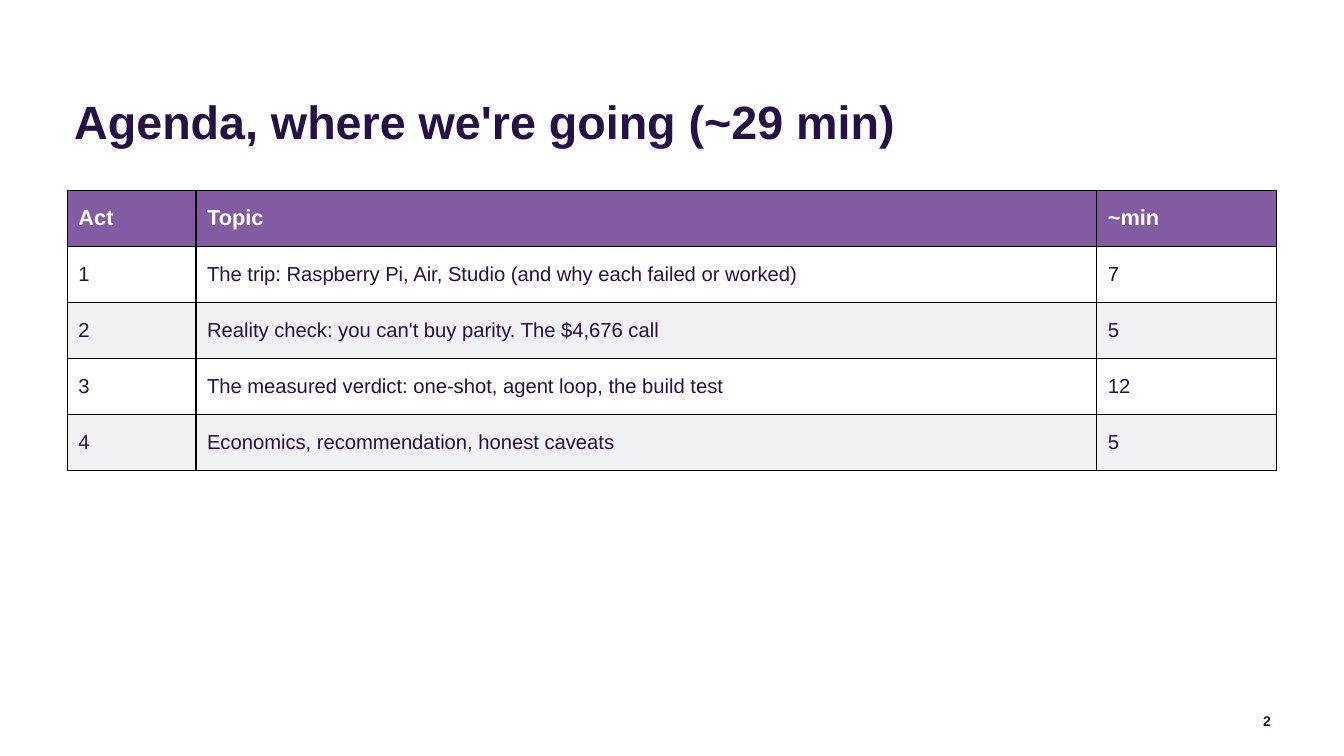
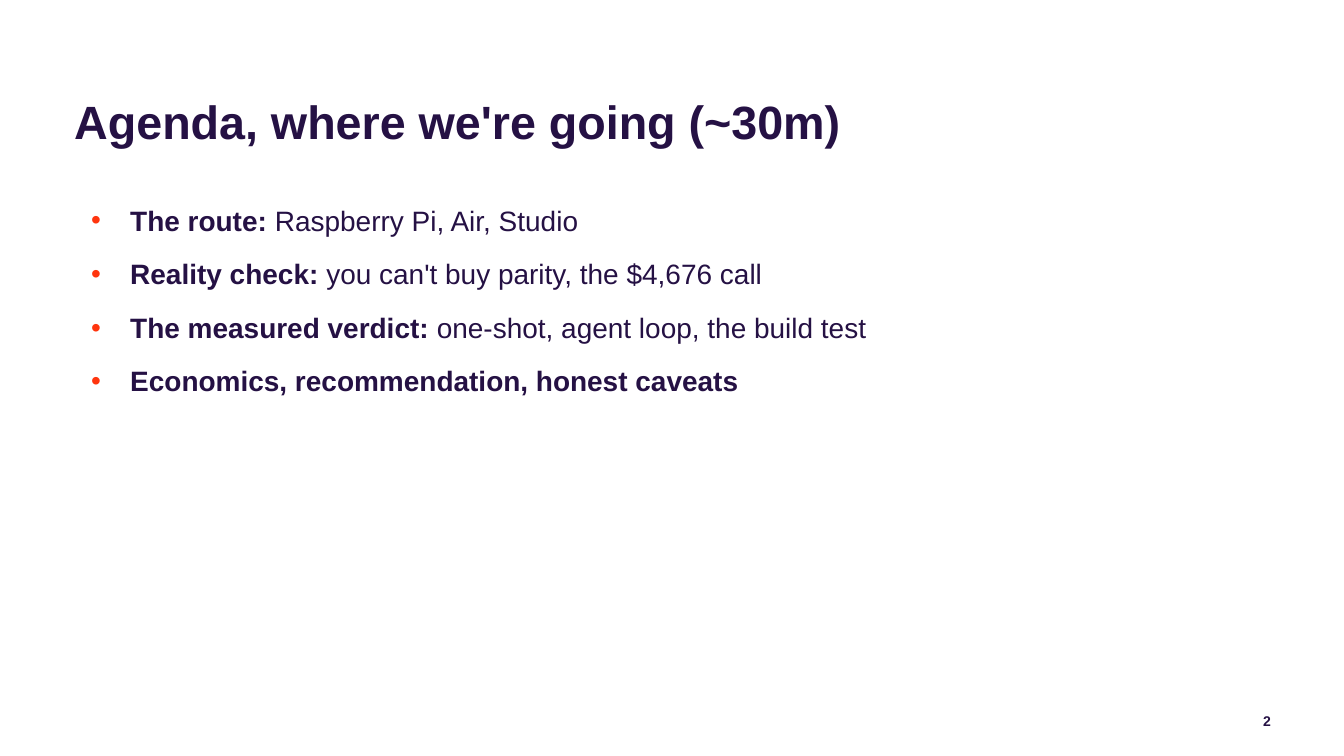
Before and after one commit to jconnolly/local-llm-pi5, a slide deck: slide 2 of local-llm-datasociety.pptx. Drawn at 1344x756 pixels with LibreOffice and Linux fonts; fonts in the diff are those of the drawing; background and template pictures are left out. Boxes give left, top, right and bottom in pixels: in the first picture for what was removed or moved away, otherwise in the second. Text is boxed around its words. In the diff, an @@ line names an element or a change of style, - is before the commit and + after.

```diff
--- a/local-llm-datasociety.pptx
+++ b/local-llm-datasociety.pptx
@@ title at (x1=74, y1=105, x2=841, y2=149): text changed @@
-Agenda, where we're going (~29 min)
+Agenda, where we're going (~30m)
@@ table removed at (x1=67, y1=190, x2=1277, y2=470), 5 rows, 3 columns @@
-Act | Topic | ~min
-1 | The trip: Raspberry Pi, Air, Studio (and why each failed or worked) | 7
-2 | Reality check: you can't buy parity. The $4,676 call | 5
-3 | The measured verdict: one-shot, agent loop, the build test | 12
-4 | Economics, recommendation, honest caveats | 5
@@ text added at (x1=130, y1=210, x2=866, y2=396), 18 pt, text #251144 @@
+• The route: Raspberry Pi, Air, Studio
+• Reality check: you can't buy parity, the $4,676 call
+• The measured verdict: one-shot, agent loop, the build test
+• Economics, recommendation, honest caveats
```
Also in this commit, not shown: 8 other slides changed, 4 other files.
